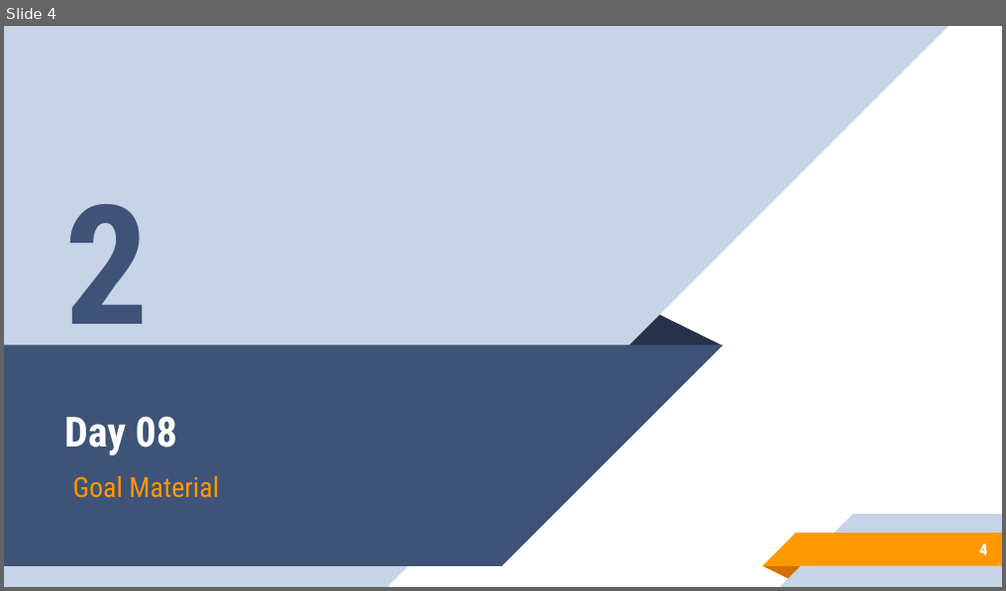
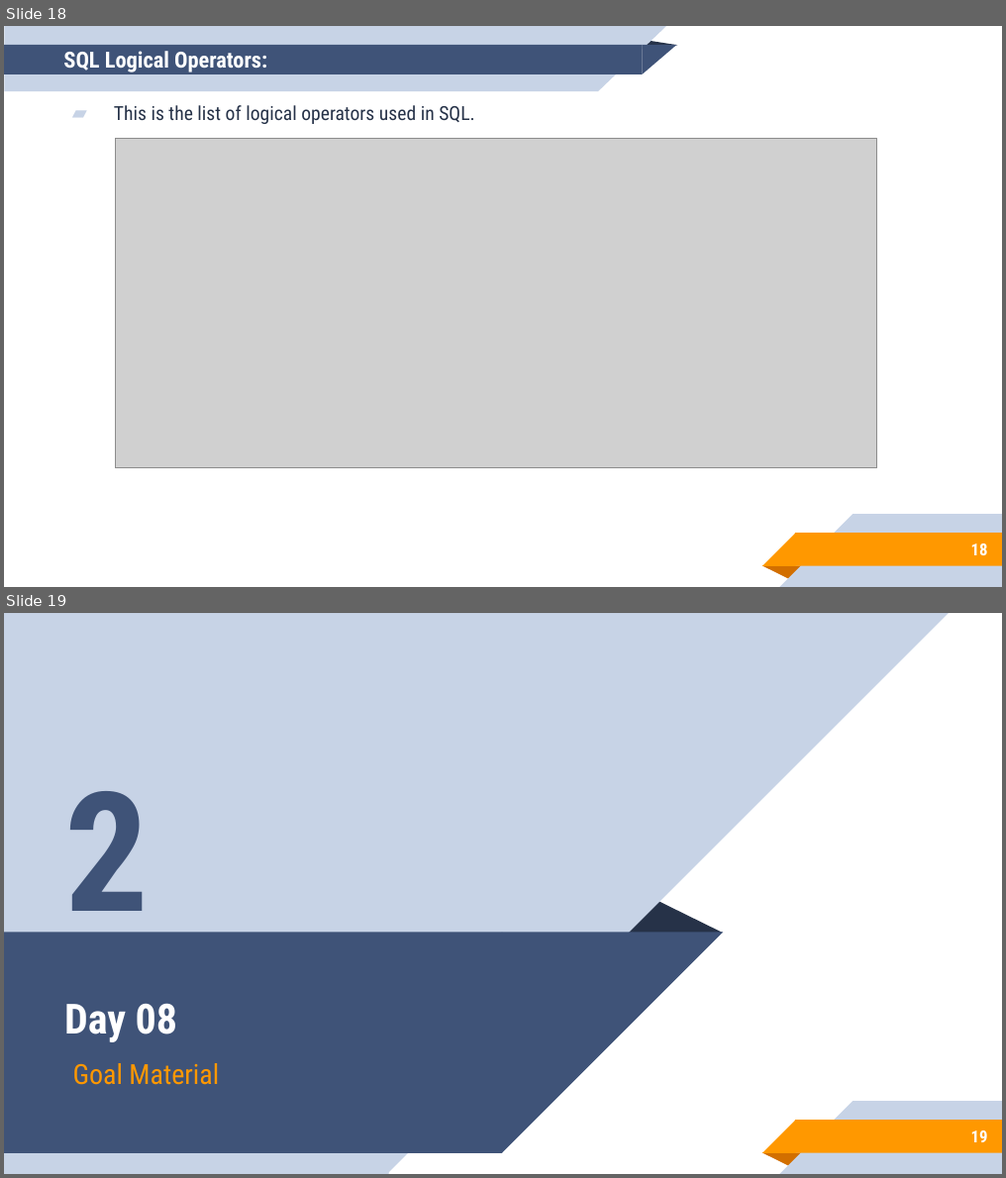
Before and after one commit to aronipurwanto/materi-xa, a slide deck: java/java-logic/Slide-Java-Logic-08.pptx. Shown one above the other, each under a label of ours: slide 4 before the commit, slides 18 and 19 after it. The pictures are 1006x591 and 1006x1178 pixels, drawn with LibreOffice and Linux fonts; fonts in the diff are those of the drawing; grey boxes stand for pictures. Boxes give left, top, right and bottom in pixels: in the first picture for what was removed or moved away, otherwise in the second. Text is boxed around its words. In the diff, an @@ line names an element or a change of style, - is before the commit and + after.

Commit message:
update Logic 07 and 08

```diff
--- a/java/java-logic/Slide-Java-Logic-08.pptx
+++ b/java/java-logic/Slide-Java-Logic-08.pptx
@@ slide 18 added at bbox=[4, 26, 1002, 587], background #FFFFFF; not listed: 5 template elements that a slide beside it also shows @@
@@ title added at bbox=[63, 51, 267, 73], 16 pt, text #FFFFFF, bold @@
+SQL Logical Operators:
@@ group added at bbox=[4, 26, 677, 92]: 2 rectangles, 2 right triangles, 1 triangle @@
@@ text added at bbox=[114, 105, 474, 124], 14 pt, text #263248 @@
+▰ This is the list of logical operators used in SQL.
@@ picture added at bbox=[115, 139, 877, 470] @@
@@ page number added at bbox=[971, 544, 988, 556], 12 pt, text #FFFFFF, bold @@
+18
@@ what was slide 4 is now slide 19 @@
@@ page number at bbox=[971, 1131, 988, 1143]: text changed @@
-4
+19
```
Also in this commit, not shown: 1 slide changed, 15 other slides added, 1 slide removed, 21 other files.
